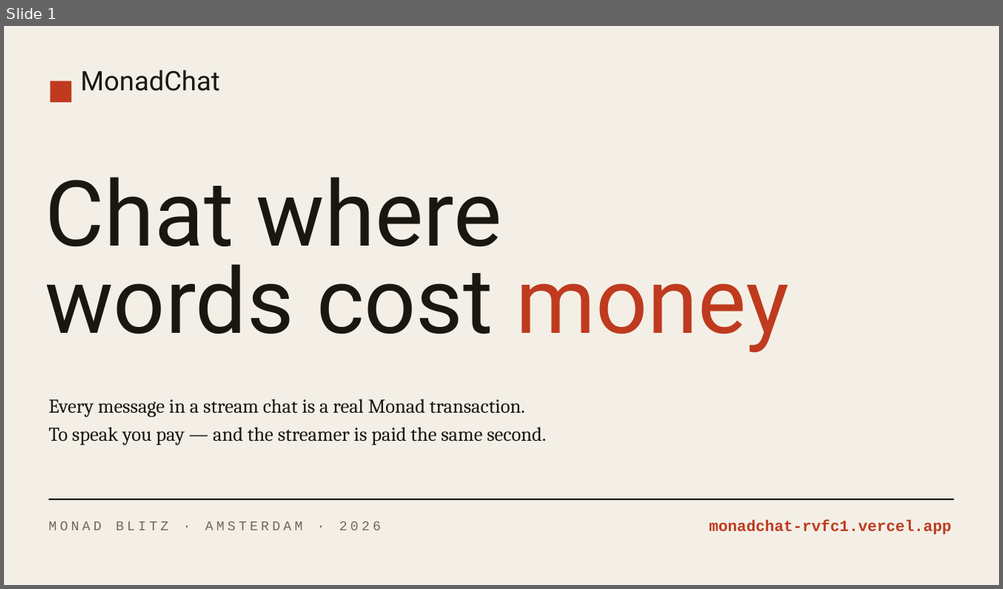
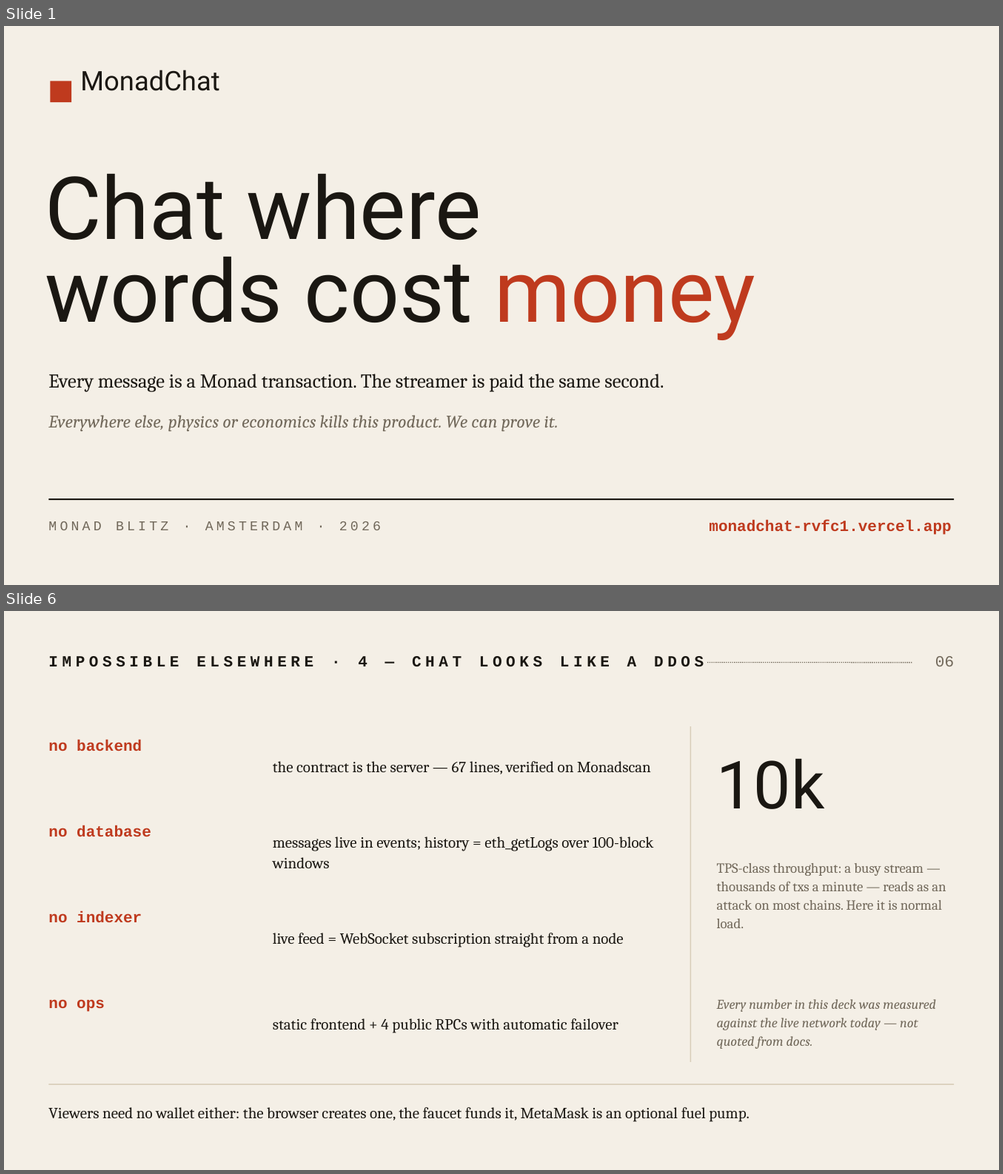
Before and after one commit to Nikita-sud/MonadChat, a slide deck: MonadChat-pitch.pptx. Shown one above the other, each under a label of ours: slide 1 before the commit, slides 1 and 6 after it; the slides between them are not shown. The pictures are 1003x589 and 1003x1174 pixels, drawn with LibreOffice and Linux fonts; fonts in the diff are those of the drawing. Boxes give left, top, right and bottom in pixels: in the first picture for what was removed or moved away, otherwise in the second. Text is boxed around its words. In the diff, an @@ line names an element or a change of style, - is before the commit and + after.

```diff
--- a/MonadChat-pitch.pptx
+++ b/MonadChat-pitch.pptx
@@ slide 6 added at (4,611,999,1170), background #F4EFE6 @@
@@ text added at (48,656,703,667), 15 pt, text #1A1712, bold @@
+IMPOSSIBLE ELSEWHERE · 4 — CHAT LOOKS LIKE A DDOS
@@ line added from (708, 663) to (913, 663), #71685A 1 pt dashed @@
@@ text added at (935,656,953,667), 15 pt, text #71685A @@
+06
@@ text added at (48,740,142,751), 15 pt, text #BF3A1E, bold @@
+no backend
@@ line added from (691, 726) to (691, 1062), #D8CDB8 1 pt @@
@@ text added at (273,761,651,775), 15 pt, text #1A1712 @@
+the contract is the server — 67 lines, verified on Monadscan
@@ text added at (717,758,825,809), 64 pt, text #1A1712 @@
+10k
@@ text added at (48,826,151,837), 15 pt, text #BF3A1E, bold @@
+no database
@@ text added at (273,837,654,869), 15 pt, text #1A1712 @@
+messages live in events; history = eth_getLogs over 100-block windows
@@ text added at (717,863,945,928), 13.5 pt, text #71685A @@
+TPS-class throughput: a busy stream — thousands of txs a minute — reads as an attack on most chains. Here it is normal load.
@@ text added at (48,911,142,923), 15 pt, text #BF3A1E, bold @@
+no indexer
@@ text added at (273,933,623,948), 15 pt, text #1A1712 @@
+live feed = WebSocket subscription straight from a node
@@ text added at (48,999,105,1012), 15 pt, text #BF3A1E, bold @@
+no ops
@@ text added at (717,999,936,1049), 13 pt, text #71685A, italic @@
+Every number in this deck was measured against the live network today — not quoted from docs.
@@ text added at (273,1019,617,1034), 15 pt, text #1A1712 @@
+static frontend + 4 public RPCs with automatic failover
@@ line added from (48, 1085) to (954, 1085), #D8CDB8 1 pt @@
@@ text added at (48,1108,749,1122), 15 pt, text #1A1712 @@
+Viewers need no wallet either: the browser creates one, the faucet funds it, MetaMask is an optional fuel pump.
@@ slide 1 changed as well @@
@@ text "Chat where words cost money" at (45,173,755,340): size 88 to 84 pt; line spacing 84pt to 80pt @@
@@ text at (48,374,663,392): text changed @@
-Every message in a stream chat is a real Monad transaction.
-To speak you pay — and the streamer is paid the same second.
+Every message is a Monad transaction. The streamer is paid the same second.
@@ text added at (48,415,558,432), 17 pt, text #71685A, italic @@
+Everywhere else, physics or economics kills this product. We can prove it.
```
Also in this commit, not shown: 2 other slides changed, 3 other slides added, 3 slides removed.
